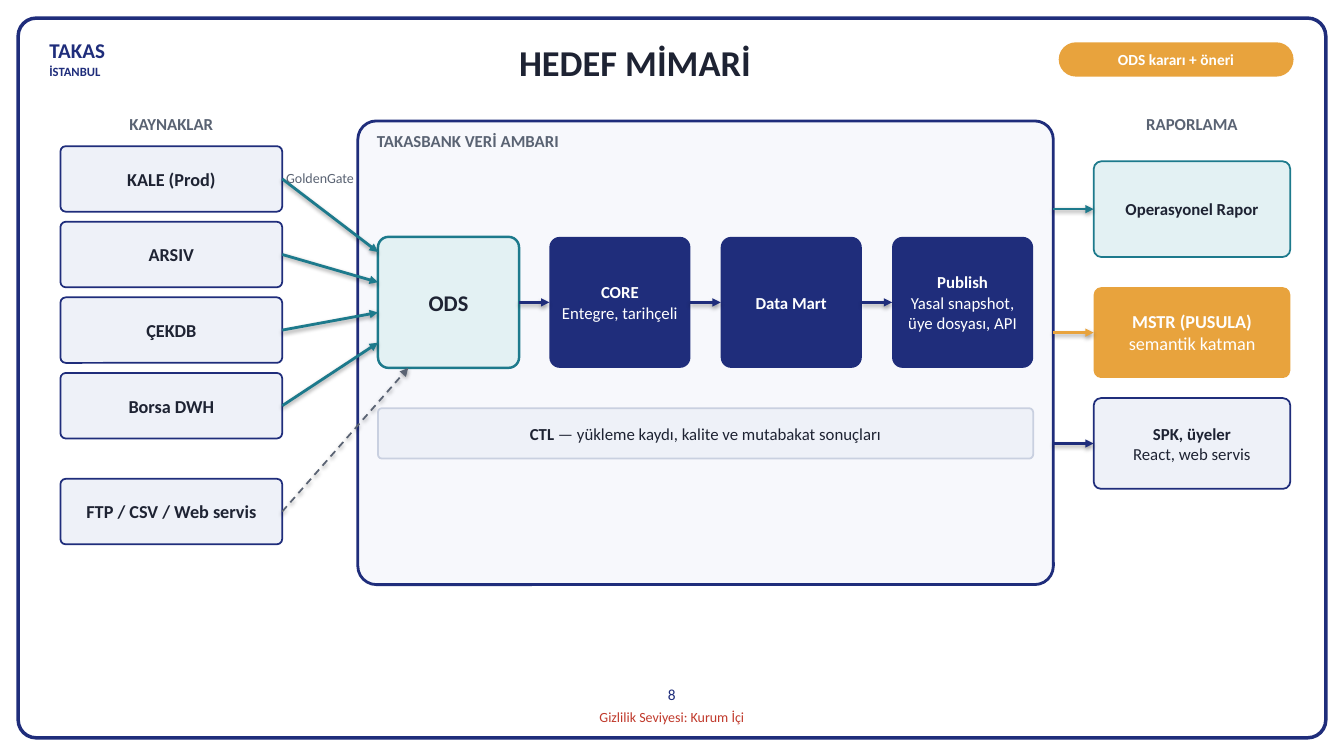
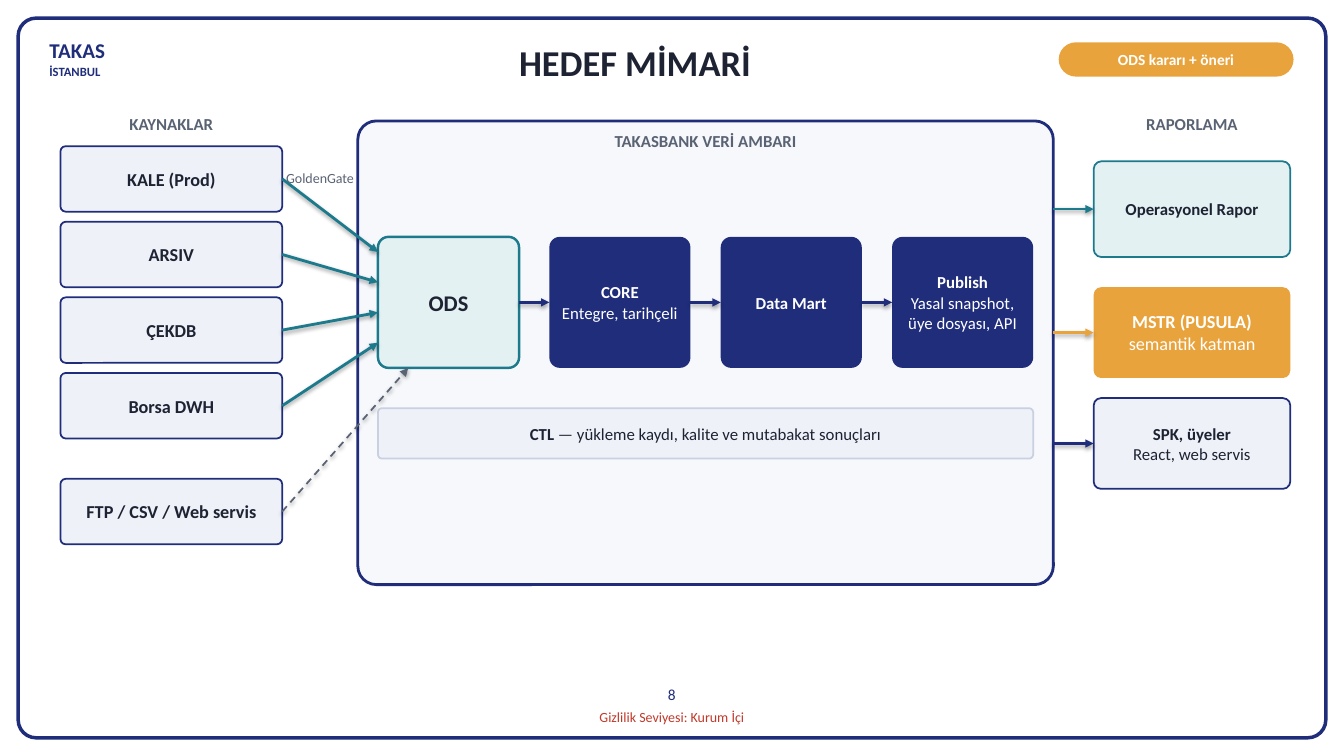
Before and after one commit to hanifidemirel0/Cursor-Projects, a slide deck: slide 8 of outputs/dwh-sunum-kasim-2026/5 - DWHSunum_Kasim2026.pptx. Drawn at 1344x756 pixels with LibreOffice and Linux fonts; fonts in the diff are those of the drawing. Boxes give left, top, right and bottom in pixels: in the first picture for what was removed or moved away, otherwise in the second. Text is boxed around its words. In the diff, an @@ line names an element or a change of style, - is before the commit and + after.

```diff
--- a/outputs/dwh-sunum-kasim-2026/5 - DWHSunum_Kasim2026.pptx
+++ b/outputs/dwh-sunum-kasim-2026/5 - DWHSunum_Kasim2026.pptx
@@ text "TAKASBANK VERİ AMBARI": place and size @@
-text "TAKASBANK VERİ AMBARI" at box(377, 134, 559, 147)
+text "TAKASBANK VERİ AMBARI" at box(615, 134, 796, 147)
@@ text "TAKASBANK VERİ AMBARI" at box(615, 134, 796, 147): alignment left to centre @@
```
Also in this commit, not shown: 2 other files.
